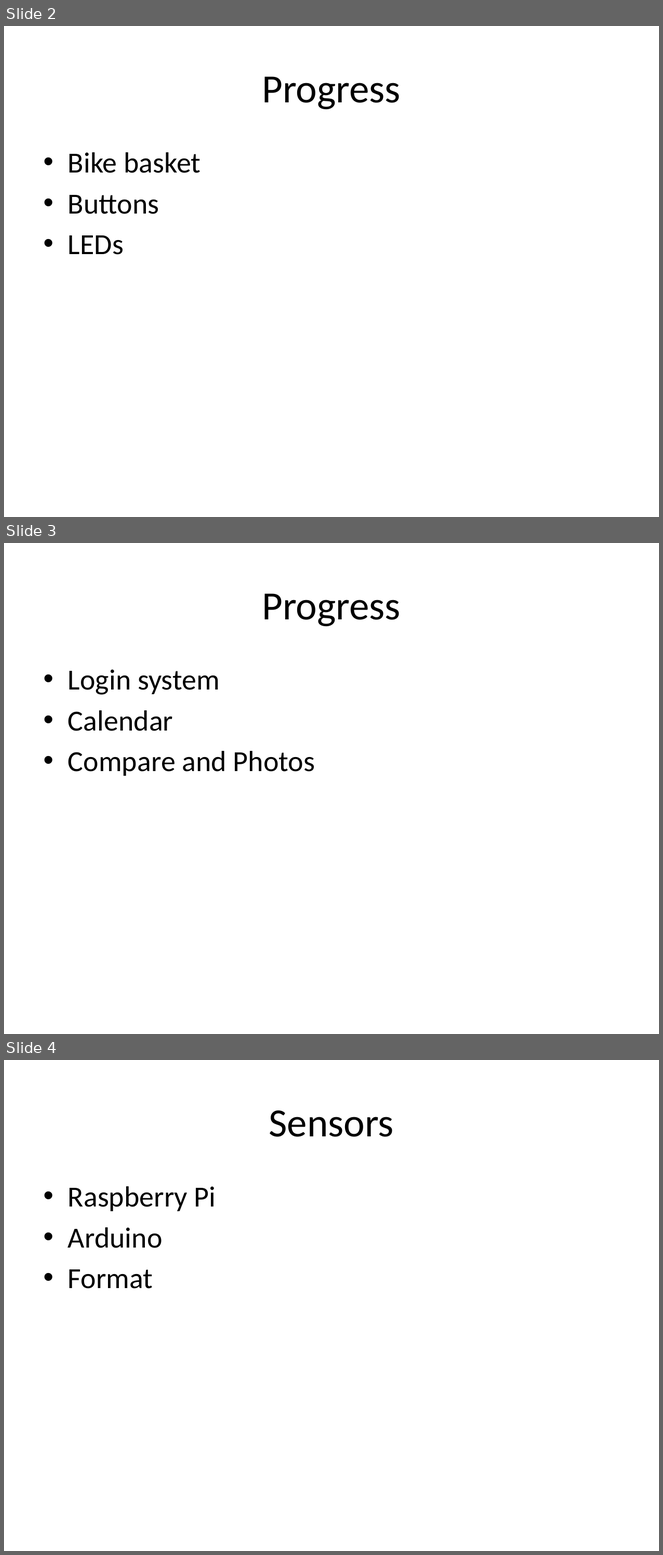
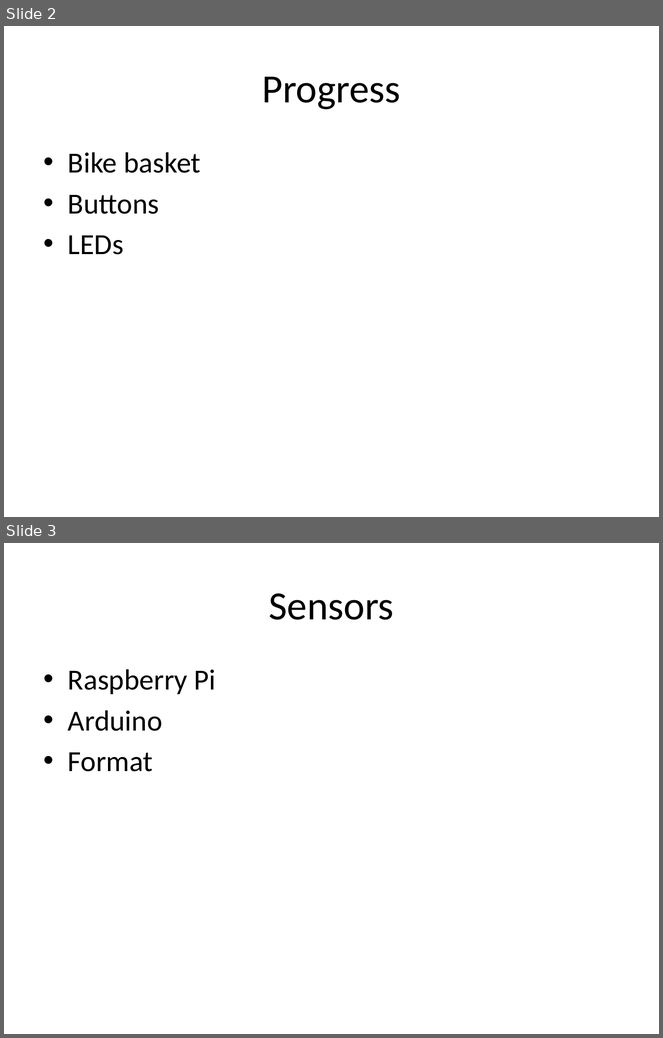
Before and after one commit to po3-cwa3/po3-progress-report, a slide deck: Intermediate demo/Demo.pptx. Shown one above the other, each under a label of ours: slides 2, 3 and 4 before the commit, slides 2 and 3 after it. The pictures are 663x1555 and 663x1038 pixels, drawn with LibreOffice and Linux fonts; fonts in the diff are those of the drawing. Boxes give left, top, right and bottom in pixels: in the first picture for what was removed or moved away, otherwise in the second. Text is boxed around its words. In the diff, an @@ line names an element or a change of style, - is before the commit and + after.

```diff
--- a/Intermediate demo/Demo.pptx
+++ b/Intermediate demo/Demo.pptx
@@ slide 3 removed at <box>4,543,659,1034</box>, background #FFFFFF @@
@@ title removed at <box>262,593,401,627</box> @@
-Progress
@@ text removed at <box>68,669,315,776</box> @@
-• Login system
-• Calendar
-• Compare and Photos
@@ what was slide 4 is now slide 3 @@
```
Also in this commit, not shown: 3 slides changed.
